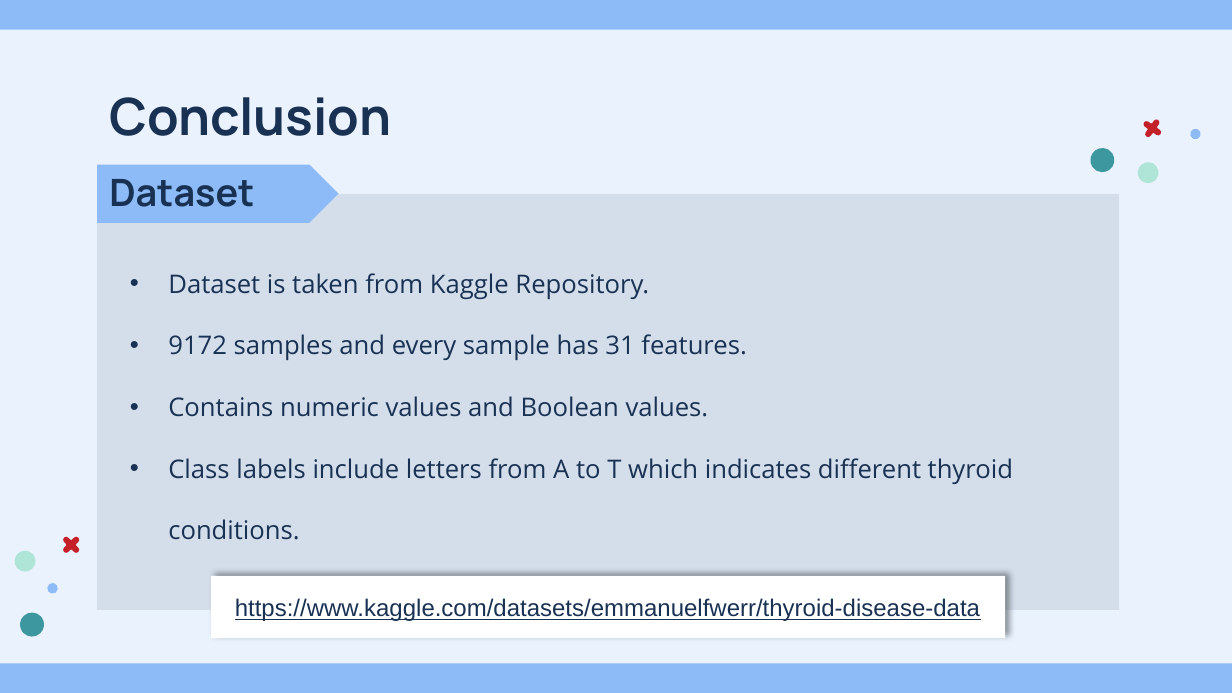
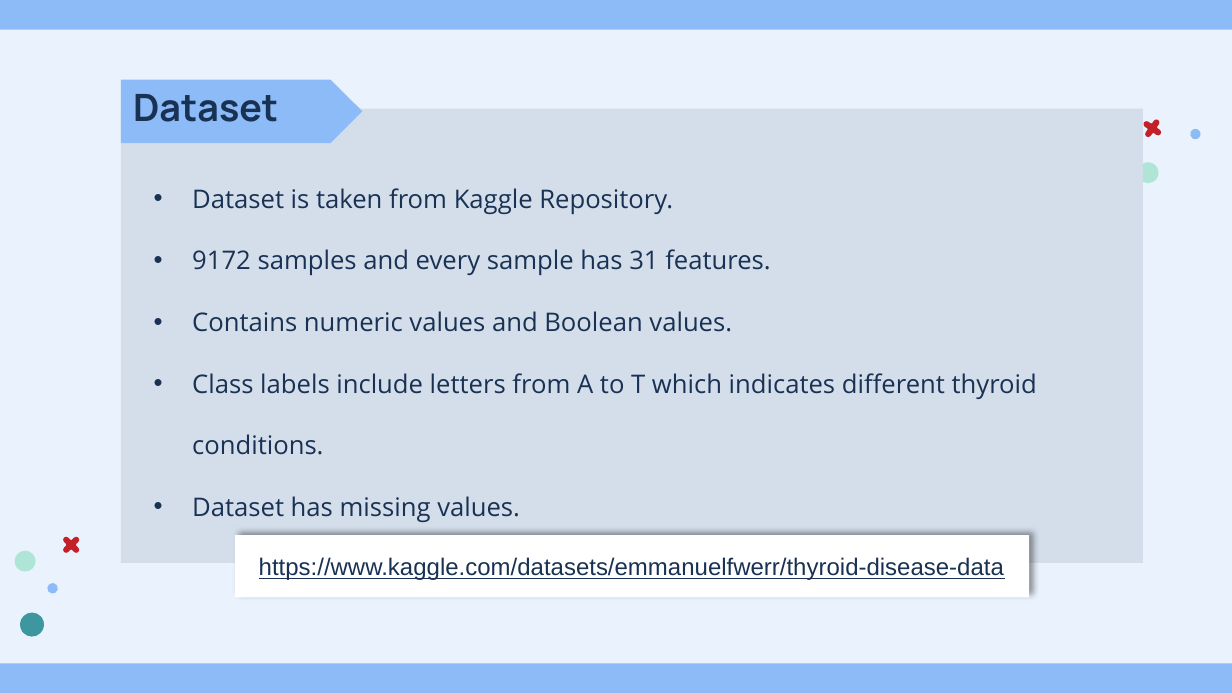
Before and after one commit to nikhi-la/Thyroid---Project, a slide deck: slide 20 of Documents/Thyroid_PPT.pptx (slide 19 before the commit). Drawn at 1232x693 pixels with LibreOffice and Linux fonts; fonts in the diff are those of the drawing. Boxes give left, top, right and bottom in pixels: in the first picture for what was removed or moved away, otherwise in the second. Text is boxed around its words. In the diff, an @@ line names an element or a change of style, - is before the commit and + after.

```diff
--- a/Documents/Thyroid_PPT.pptx
+++ b/Documents/Thyroid_PPT.pptx
@@ text "Dataset": place and size @@
-text "Dataset" at [109,179,254,207]
+text "Dataset" at [133,94,278,122]
@@ pentagon arrow: place and size @@
-pentagon arrow at [97,165,339,223]
+pentagon arrow at [121,80,362,144]
@@ title removed at [109,97,391,136] @@
-Conclusion
@@ subtitle "Dataset is taken from Kaggle ...": place and size @@
-subtitle "Dataset is taken from Kaggle ..." at [97,193,1120,610]
+subtitle "Dataset is taken from Kaggle ..." at [121,108,1143,563]
@@ freeform shape removed at [1085,144,1119,177] @@
@@ subtitle at [192,496,520,522]: paragraph added @@
+• Dataset has missing values.
@@ rectangle "https://www.kaggle.com/datasets/emmanuelfwerr/thyroid-diseas ...": place and size @@
-rectangle "https://www.kaggle.com/datasets/emmanuelfwerr/thyroid-diseas ..." at [211,575,1005,638]
+rectangle "https://www.kaggle.com/datasets/emmanuelfwerr/thyroid-diseas ..." at [235,535,1030,598]
```
Also in this commit, not shown: 3 other slides changed, 5 slides added, 1 other file.
